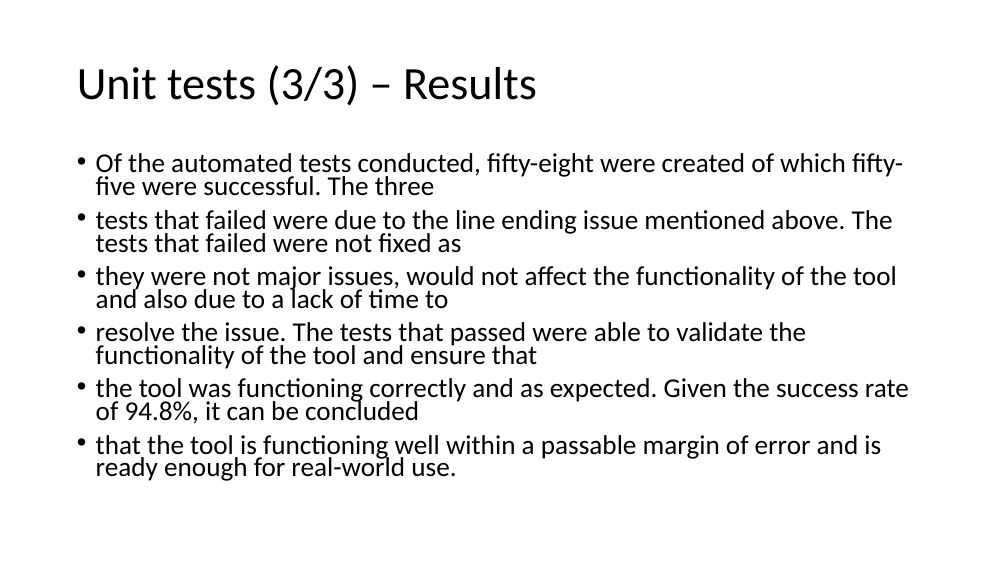
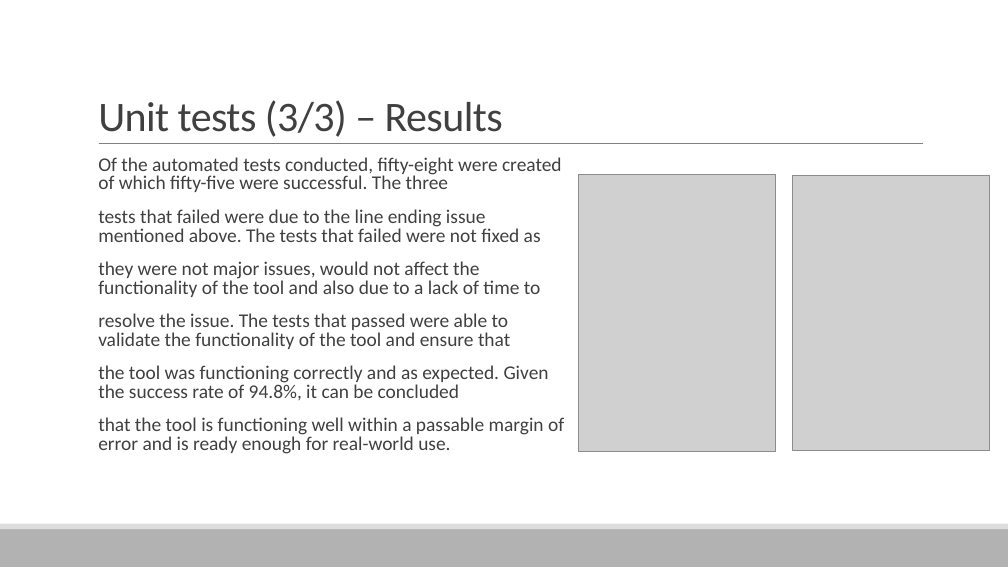
Before and after one commit to ReadieFur/SourceCodeQualityEnhancer-BEngSoftwareEngineeringDissertation-UniversityOfGreenwich, a slide deck: slide 19 of Demonstration.pptx. Drawn at 1008x567 pixels with LibreOffice and Linux fonts; fonts in the diff are those of the drawing; grey boxes stand for pictures; background and template pictures are left out. Boxes give left, top, right and bottom in pixels: in the first picture for what was removed or moved away, otherwise in the second. Text is boxed around its words. In the diff, an @@ line names an element or a change of style, - is before the commit and + after.

```diff
--- a/Demonstration.pptx
+++ b/Demonstration.pptx
@@ title "Unit tests (3/3) – Results": place and size @@
-title "Unit tests (3/3) – Results" at <box>77,65,537,106</box>
+title "Unit tests (3/3) – Results" at <box>98,100,503,137</box>
@@ title "Unit tests (3/3) – Results" at <box>98,100,503,137</box>: size 44 to 40 pt, text colour #000000 to #404040, letter spacing 0 to -0.5 pt; line spacing 0.9 to 0.85; vertical alignment middle to bottom @@
@@ line added from (99, 144) to (923, 144), #808080 0.5 pt @@
@@ text "Of the automated tests conducted, ..." at <box>98,157,564,454</box>: size 25.9 to 18.5 pt, text colour #000000 to #404040; bullet • to  ; line spacing 0.7 to 0.8; more space between paragraphs @@
@@ picture added at <box>578,174,775,451</box> @@
@@ picture added at <box>792,175,989,451</box> @@
@@ rectangle added at <box>0,529,1008,567</box>, fill #B2B2B2 @@
@@ rectangle added at <box>0,524,1008,529</box>, fill #DDDDDD @@
```
Also in this commit, not shown: 21 other slides changed.
